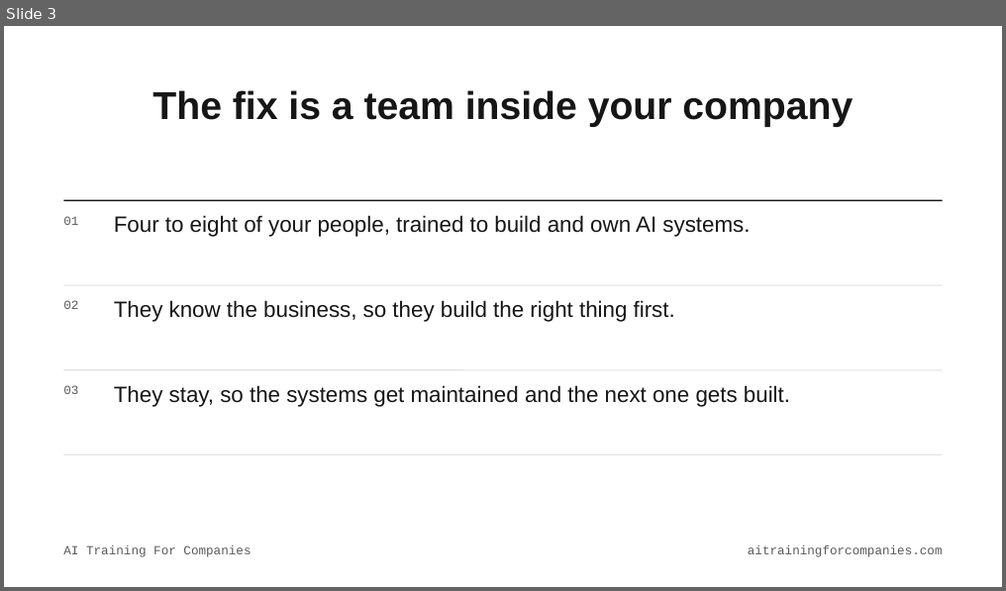
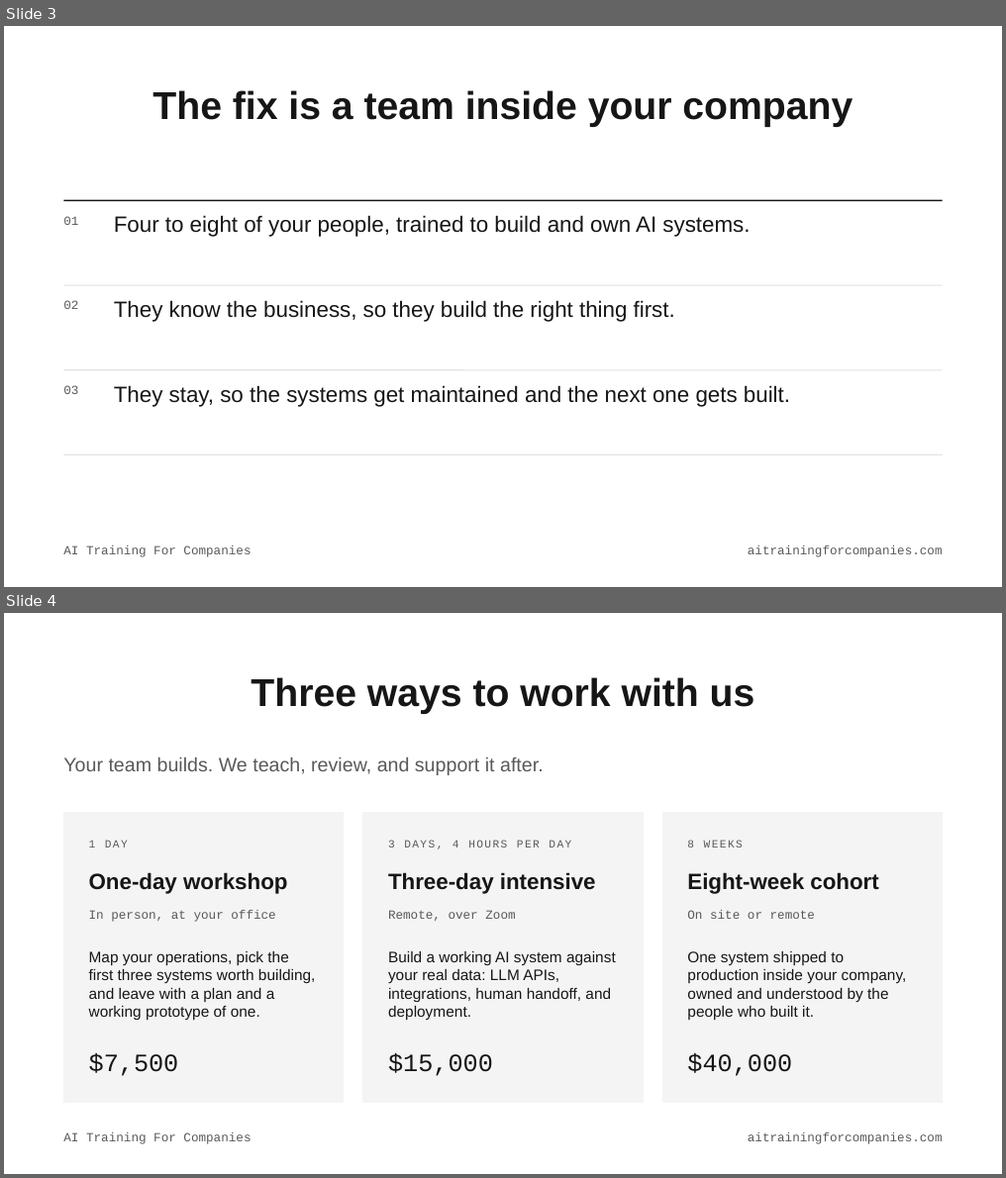
Before and after one commit to wonderfly123/ai-training-for-companies, a slide deck: docs/deck/AI-Training-For-Companies.pptx. Shown one above the other, each under a label of ours: slide 3 before the commit, slides 3 and 4 after it. The pictures are 1006x591 and 1006x1178 pixels, drawn with LibreOffice and Linux fonts; fonts in the diff are those of the drawing. Boxes give left, top, right and bottom in pixels: in the first picture for what was removed or moved away, otherwise in the second. Text is boxed around its words. In the diff, an @@ line names an element or a change of style, - is before the commit and + after.

```diff
--- a/docs/deck/AI-Training-For-Companies.pptx
+++ b/docs/deck/AI-Training-For-Companies.pptx
@@ slide 4 added at bbox=[4, 613, 1002, 1174], background #FFFFFF; not listed: 2 template elements that a slide beside it also shows @@
@@ title added at bbox=[251, 677, 755, 714], 28 pt, text #161616, bold @@
+Three ways to work with us
@@ text added at bbox=[63, 758, 544, 775], 14 pt, text #595959 @@
+Your team builds. We teach, review, and support it after.
@@ rectangle added at bbox=[63, 813, 344, 1102], fill #F4F4F4, outline #F4F4F4 1 pt @@
@@ rectangle added at bbox=[363, 813, 643, 1102], fill #F4F4F4, outline #F4F4F4 1 pt @@
@@ rectangle added at bbox=[662, 813, 943, 1102], fill #F4F4F4, outline #F4F4F4 1 pt @@
@@ text added at bbox=[89, 841, 128, 848], 8 pt, text #595959 @@
+1 DAY
@@ text added at bbox=[388, 841, 571, 850], 8 pt, text #595959 @@
+3 DAYS, 4 HOURS PER DAY
@@ text added at bbox=[687, 841, 743, 848], 8 pt, text #595959 @@
+8 WEEKS
@@ text added at bbox=[89, 872, 287, 894], 16 pt, text #161616, bold @@
+One-day workshop
@@ text added at bbox=[388, 872, 596, 894], 16 pt, text #161616, bold @@
+Three-day intensive
@@ text added at bbox=[687, 872, 878, 894], 16 pt, text #161616, bold @@
+Eight-week cohort
@@ text added at bbox=[89, 910, 275, 922], 9 pt, text #595959 @@
+In person, at your office
@@ text added at bbox=[388, 910, 515, 921], 9 pt, text #595959 @@
+Remote, over Zoom
@@ text added at bbox=[687, 910, 815, 919], 9 pt, text #595959 @@
+On site or remote
@@ text added at bbox=[89, 952, 315, 1020], 11 pt, text #161616 @@
+Map your operations, pick the first three systems worth building, and leave with a plan and a working prototype of one.
@@ text added at bbox=[388, 952, 616, 1020], 11 pt, text #161616 @@
+Build a working AI system against your real data: LLM APIs, integrations, human handoff, and deployment.
@@ text added at bbox=[687, 952, 907, 1020], 11 pt, text #161616 @@
+One system shipped to production inside your company, owned and understood by the people who built it.
@@ text added at bbox=[89, 1054, 179, 1076], 18 pt, text #161616 @@
+$7,500
@@ text added at bbox=[388, 1054, 493, 1076], 18 pt, text #161616 @@
+$15,000
@@ text added at bbox=[687, 1054, 792, 1076], 18 pt, text #161616 @@
+$40,000
```
Also in this commit, not shown: 2 slides changed, 1 slide removed, 22 other files.
